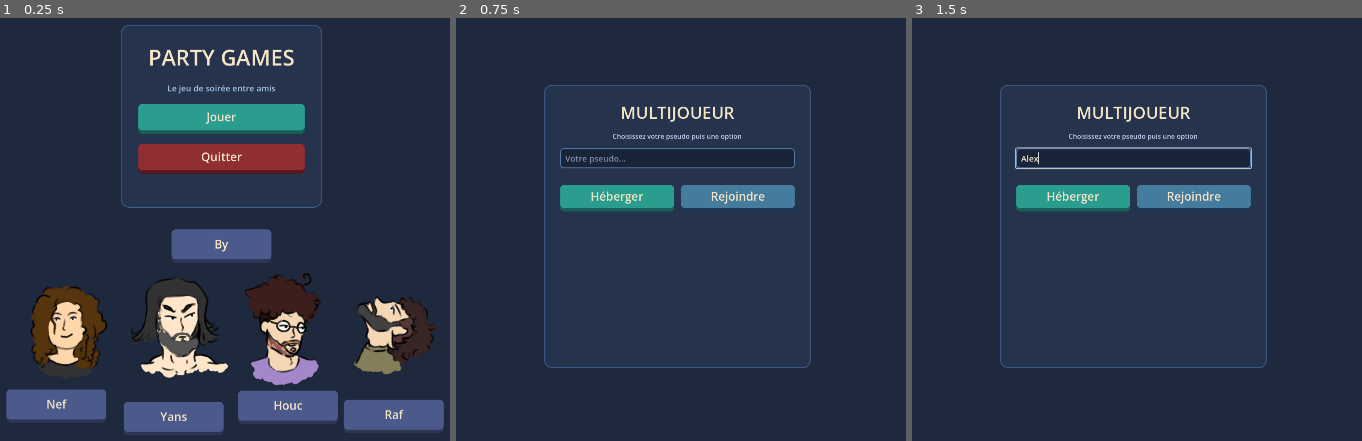
Above: before the commit, frames 1-3 (left to right).
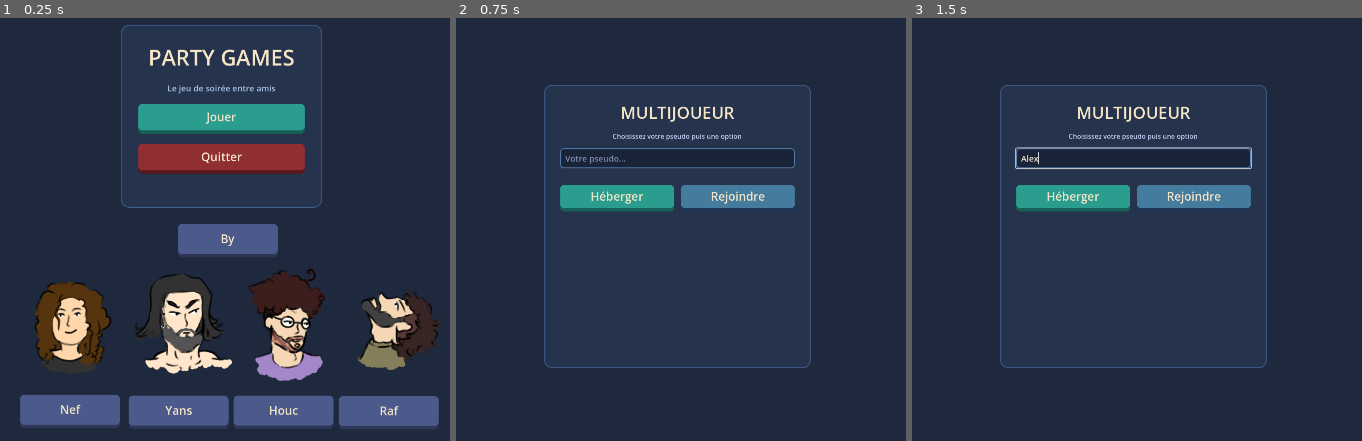
Above: after the commit, the same moments.

Repository: Gank-Bang/PartyGame
Game: Godot game, scene res://Scenes/Main.tscn
Same seed, same stepped clock (60 frames per second), same inputs: the game is played once before the commit and once after it.
Inputs (mouse positions are in pixels of both pictures, inside the frame that each line leads up to):
- Up to frame 1 (0.25 s): no input
- Up to frame 2 (0.75 s): tap Enter at 0.5 s; move the mouse to (676, 119) at 0.52 s; hold Right (ui_right) from 0.53 s (still down); click (676, 119) at 0.6 s
- Up to frame 3 (1.5 s): release Right (ui_right) at 1.25 s; click (1132, 157) at 1.27 s; type "Alex" at 1.35 s

The runs differ from the first frame. In frame 1, 11% of the frame differs, in the area x 1-99%, y 48-98%; in frame 2, nothing differs; in frame 3, nothing differs.

Commit message:
add web export

Diff:
--- a/Scenes/Main.tscn
+++ b/Scenes/Main.tscn
@@ -93,46 +93,95 @@
 shadow_color = Color(0.35, 0.09, 0.11, 1)
 
 [node name="By" parent="CanvasLayer/UI" unique_id=1884313135 instance=ExtResource("2_flat")]
-layout_mode = 0
-offset_left = 840.0
-offset_top = 547.0
-offset_right = 1080.0
-offset_bottom = 627.0
+layout_mode = 1
+anchors_preset = 8
+anchor_left = 0.5
+anchor_top = 0.5
+anchor_right = 0.5
+anchor_bottom = 0.5
+offset_left = -105.0
+offset_top = -6.0
+offset_right = 135.0
+offset_bottom = 74.0
+grow_horizontal = 2
+grow_vertical = 2
 text = "By"
 
-[node name="Creators" type="Sprite2D" parent="CanvasLayer/UI" unique_id=1151465527]
-position = Vector2(970, 801)
+[node name="Creators" type="Control" parent="CanvasLayer/UI" unique_id=435952877]
+layout_mode = 1
+anchors_preset = 8
+anchor_left = 0.5
+anchor_top = 0.5
+anchor_right = 0.5
+anchor_bottom = 0.5
+offset_left = -20.0
+offset_top = -20.0
+offset_right = 20.0
+offset_bottom = 20.0
+grow_horizontal = 2
+grow_vertical = 2
+
+[node name="Creators" type="Sprite2D" parent="CanvasLayer/UI/Creators" unique_id=1151465527]
+position = Vector2(40.000004, 271.00006)
 scale = Vector2(0.8, 0.8)
 texture = ExtResource("3_kln2b")
 
 [node name="Naf" parent="CanvasLayer/UI" unique_id=1604962029 instance=ExtResource("2_flat")]
-layout_mode = 0
-offset_left = 443.0
-offset_top = 932.0
-offset_right = 683.0
-offset_bottom = 1012.0
+layout_mode = 1
+anchors_preset = 8
+anchor_left = 0.5
+anchor_top = 0.5
+anchor_right = 0.5
+anchor_bottom = 0.5
+offset_left = -484.0
+offset_top = 405.0
+offset_right = -244.0
+offset_bottom = 485.0
+grow_horizontal = 2
+grow_vertical = 2
 text = "Nef"
 
 [node name="Yans" parent="CanvasLayer/UI" unique_id=1998583780 instance=ExtResource("2_flat")]
-layout_mode = 0
-offset_left = 725.0
-offset_top = 962.0
-offset_right = 965.0
-offset_bottom = 1042.0
+layout_mode = 1
+anchors_preset = 8
+anchor_left = 0.5
+anchor_top = 0.5
+anchor_right = 0.5
+anchor_bottom = 0.5
+offset_left = -223.0
+offset_top = 407.0
+offset_right = 17.0
+offset_bottom = 487.0
+grow_horizontal = 2
+grow_vertical = 2
 text = "Yans"
 
 [node name="Houc" parent="CanvasLayer/UI" unique_id=170799499 instance=ExtResource("2_flat")]
-layout_mode = 0
-offset_left = 1000.0
-offset_top = 935.0
-offset_right = 1240.0
-offset_bottom = 1015.0
+layout_mode = 1
+anchors_preset = 8
+anchor_left = 0.5
+anchor_top = 0.5
+anchor_right = 0.5
+anchor_bottom = 0.5
+offset_left = 29.0
+offset_top = 407.0
+offset_right = 269.0
+offset_bottom = 487.0
+grow_horizontal = 2
+grow_vertical = 2
 text = "Houc"
 
 [node name="Raf" parent="CanvasLayer/UI" unique_id=899292200 instance=ExtResource("2_flat")]
-layout_mode = 0
-offset_left = 1254.0
-offset_top = 957.0
-offset_right = 1494.0
-offset_bottom = 1037.0
+layout_mode = 1
+anchors_preset = 8
+anchor_left = 0.5
+anchor_top = 0.5
+anchor_right = 0.5
+anchor_bottom = 0.5
+offset_left = 282.0
+offset_top = 408.0
+offset_right = 522.0
+offset_bottom = 488.0
+grow_horizontal = 2
+grow_vertical = 2
 text = "Raf"
Not shown, added: Exports/Web/PartyGamesWeb.apple-touch-icon.png.import
Not shown, added: Exports/Web/PartyGamesWeb.icon.png.import
Not shown, added: Exports/Web/PartyGamesWeb.png.import
Not shown, added: export_presets.cfg
Not shown, added: Exports/Web/PartyGamesWeb.apple-touch-icon.png
Not shown, added: Exports/Web/PartyGamesWeb.audio.position.worklet.js
Not shown, added: Exports/Web/PartyGamesWeb.audio.worklet.js
Not shown, added: Exports/Web/PartyGamesWeb.html
Not shown, added: Exports/Web/PartyGamesWeb.icon.png
Not shown, added: Exports/Web/PartyGamesWeb.js
Not shown, added: Exports/Web/PartyGamesWeb.pck
Not shown, added: Exports/Web/PartyGamesWeb.png
(and 1 more such lines)
